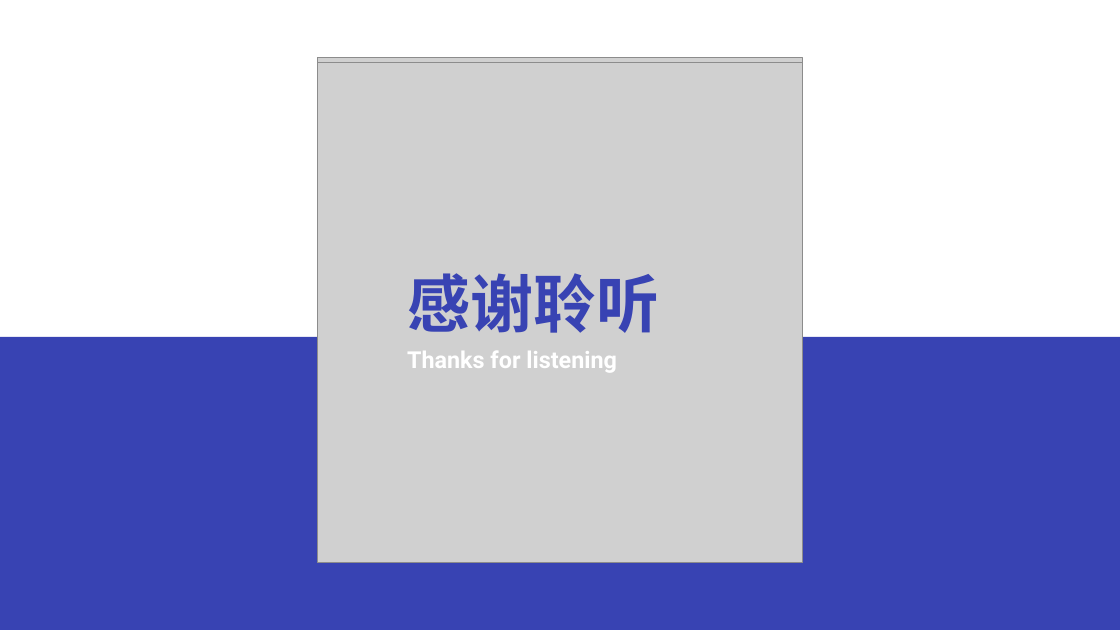
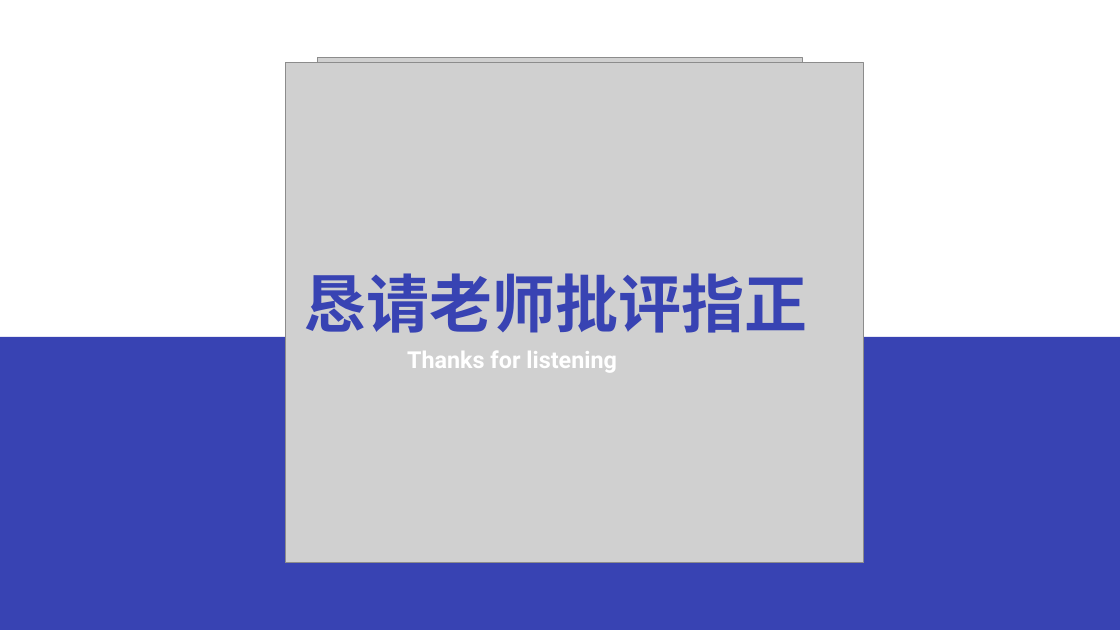
Before and after one commit to Yan18675524202/yqy_qg_2, a slide deck: slide 22 of ppt.pptx (slide 27 before the commit). Drawn at 1120x630 pixels with LibreOffice and Linux fonts; fonts in the diff are those of the drawing; grey boxes stand for pictures. Boxes give left, top, right and bottom in pixels: in the first picture for what was removed or moved away, otherwise in the second. Text is boxed around its words. In the diff, an @@ line names an element or a change of style, - is before the commit and + after.

```diff
--- a/ppt.pptx
+++ b/ppt.pptx
@@ picture: place and size @@
-picture at bbox=[318, 62, 802, 563]
+picture at bbox=[285, 62, 864, 562]
@@ text at bbox=[303, 273, 807, 333]: text changed @@
-感谢聆听
+恳请老师批评指正
```
Also in this commit, not shown: 8 other slides changed, 5 slides removed, 2 other files.
